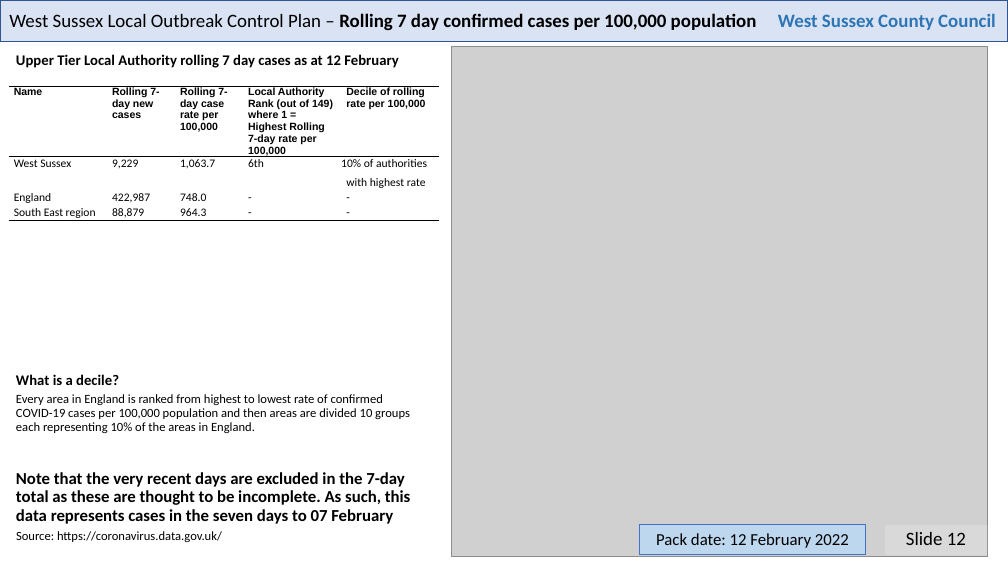
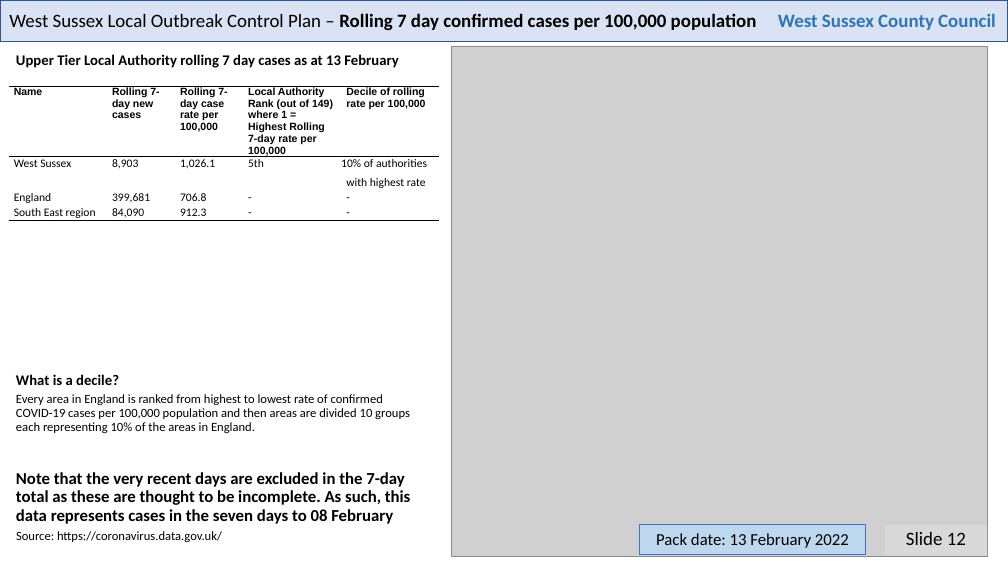
Before and after one commit to psychty/wsx_covid_datapack_public, a slide deck: slide 12 of Latest_West_Sussex_C19_slide_deck.pptx. Drawn at 1008x567 pixels with LibreOffice and Linux fonts; fonts in the diff are those of the drawing; grey boxes stand for pictures. Boxes give left, top, right and bottom in pixels: in the first picture for what was removed or moved away, otherwise in the second. Text is boxed around its words. In the diff, an @@ line names an element or a change of style, - is before the commit and + after.

```diff
--- a/Latest_West_Sussex_C19_slide_deck.pptx
+++ b/Latest_West_Sussex_C19_slide_deck.pptx
@@ table at (x1=8, y1=86, x2=439, y2=296) @@
-row 2: West Sussex | 9,229 | 1,063.7 | 6th | 10% of authorities with highest rate
+row 2: West Sussex | 8,903 | 1,026.1 | 5th | 10% of authorities with highest rate
-row 3, column 2: 422,987
+row 3, column 2: 399,681
-row 3, column 3: 748.0
+row 3, column 3: 706.8
-row 4, column 2: 88,879
+row 4, column 2: 84,090
-row 4, column 3: 964.3
+row 4, column 3: 912.3
@@ text at (x1=16, y1=472, x2=411, y2=524): text changed @@
-Note that the very recent days are excluded in the 7-day total as these are thought to be incomplete. As such, this data represents cases in the seven days to 07 February
+Note that the very recent days are excluded in the 7-day total as these are thought to be incomplete. As such, this data represents cases in the seven days to 08 February
@@ text in rectangle at (x1=656, y1=533, x2=849, y2=548): text changed @@
-Pack date: 12 February 2022
+Pack date: 13 February 2022
```
Also in this commit, not shown: 21 other slides changed, 51 other files.
